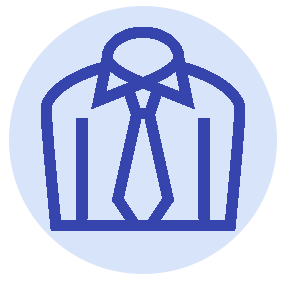
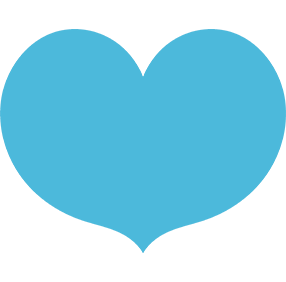
Layered file, before and after one edit (286 × 282). Changes by layer:
added layer "coracao1" above "Camada 7" over [0, 29, 286, 253]
hid group "Agrupar 1" (6 layers) over [9, 6, 286, 274]
hid "terno" over [41, 27, 245, 231]
